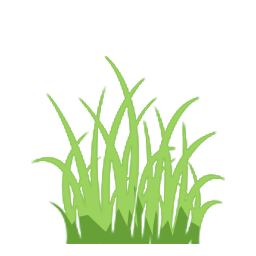
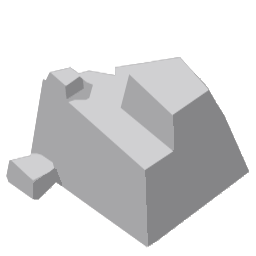
Comparing the layer stacks of the two 256px x 256px images. Changes:
added group "rocks" (2nd of 2) with 8 layers above "woods" over [6, 56, 249, 248]
added group "boulder" with 7 layers in group "rocks" over [6, 56, 249, 248]
added layer "Layer 41" in group "boulder" over [11, 57, 209, 181]
added layer "Layer 47" (luminosity, 20%) in group "boulder" over [33, 73, 249, 247]
added layer "Layer 46" (luminosity, 20%) in group "boulder" over [6, 57, 249, 248]
added layer "Layer 45" in group "boulder" over [6, 57, 249, 248]
added layer "Layer 40" in group "boulder" over [6, 57, 249, 248]
hid group "grass" (1st of 2, in "woods") (3 layers) over [31, 56, 225, 244]
